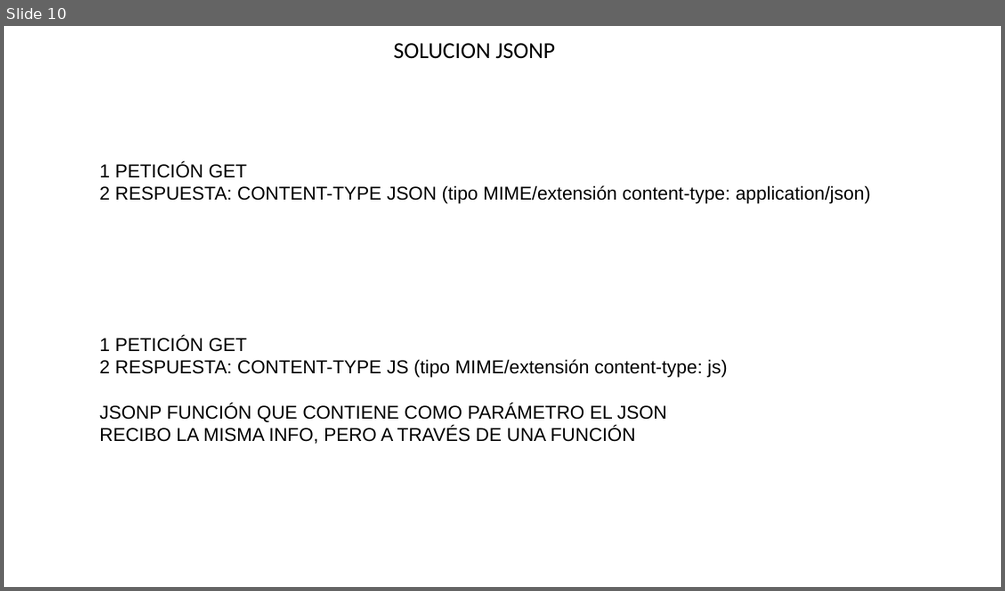
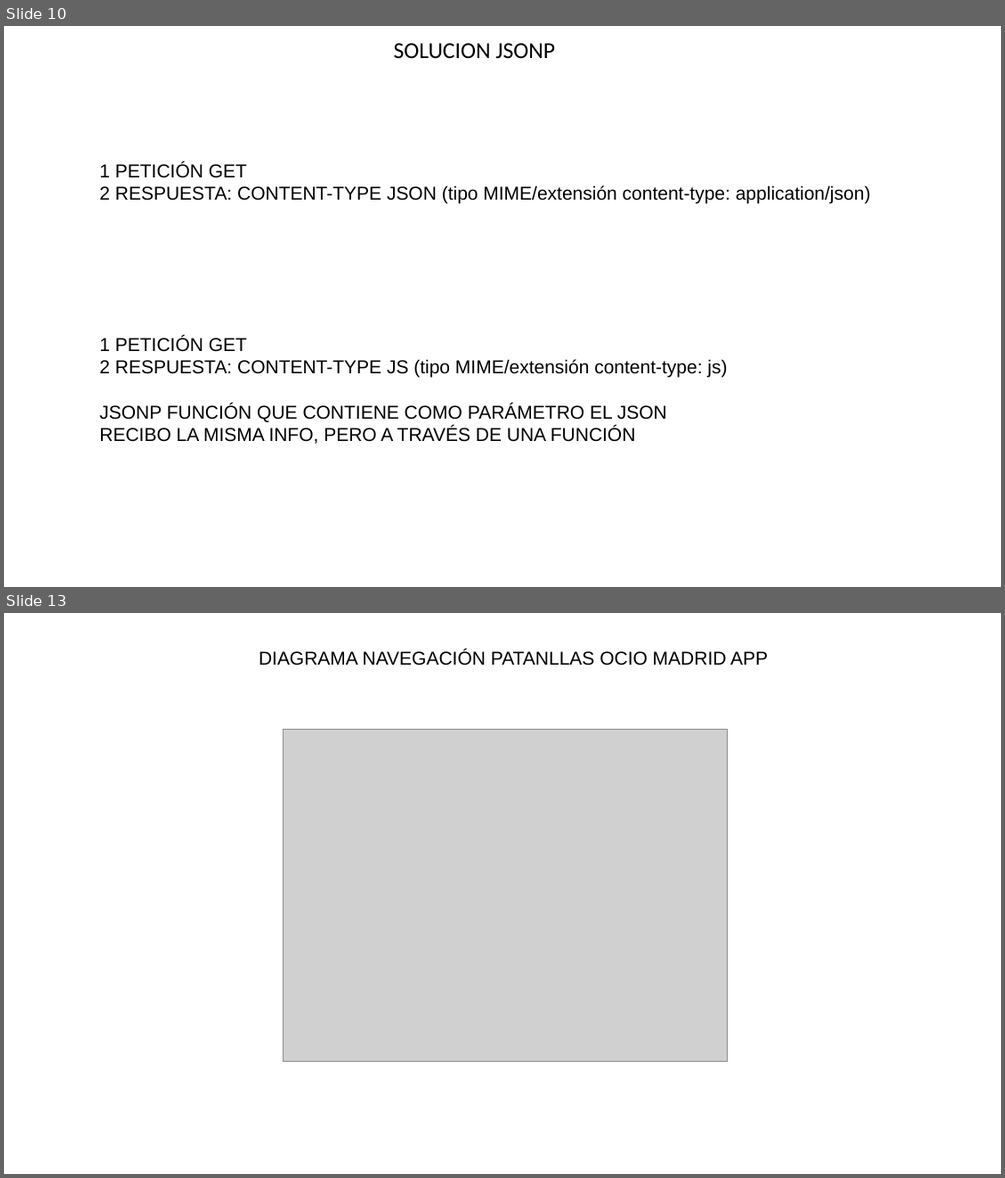
Before and after one commit to Valexx55/cursophonegap, a slide deck: DOCUMENTACION/ESQUEMA CURSO.odp. Shown one above the other, each under a label of ours: slide 10 before the commit, slides 10 and 13 after it; the slides between them are not shown. The pictures are 1005x591 and 1005x1178 pixels, drawn with LibreOffice and Linux fonts; fonts in the diff are those of the drawing; grey boxes stand for pictures. Boxes give left, top, right and bottom in pixels: in the first picture for what was removed or moved away, otherwise in the second. Text is boxed around its words. In the diff, an @@ line names an element or a change of style, - is before the commit and + after.

Commit message:
diagramas ocio madrid

```diff
--- a/DOCUMENTACION/ESQUEMA CURSO.odp
+++ b/DOCUMENTACION/ESQUEMA CURSO.odp
@@ slide 13 added at box(4, 613, 1001, 1174), background #FFFFFF @@
@@ text added at box(259, 649, 768, 666), 18 pt, text #000000 @@
+DIAGRAMA NAVEGACIÓN PATANLLAS OCIO MADRID APP
@@ picture added at box(283, 729, 728, 1061) @@
```
Also in this commit, not shown: 2 other slides added, 4 other files.
